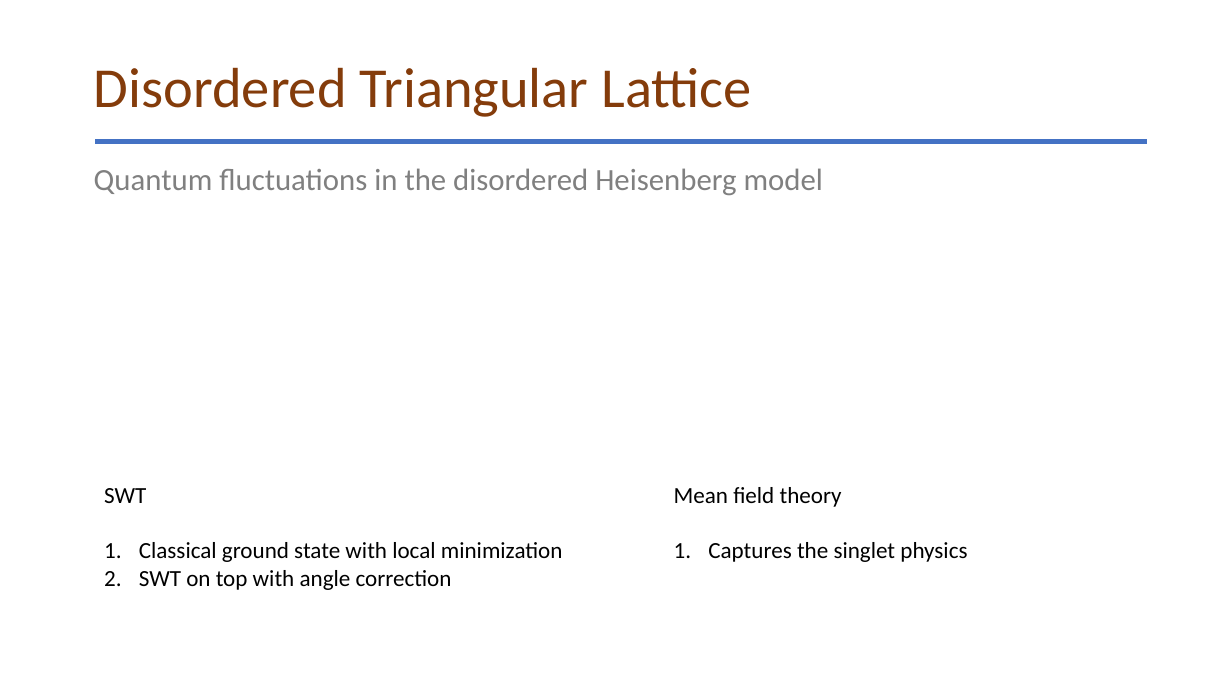
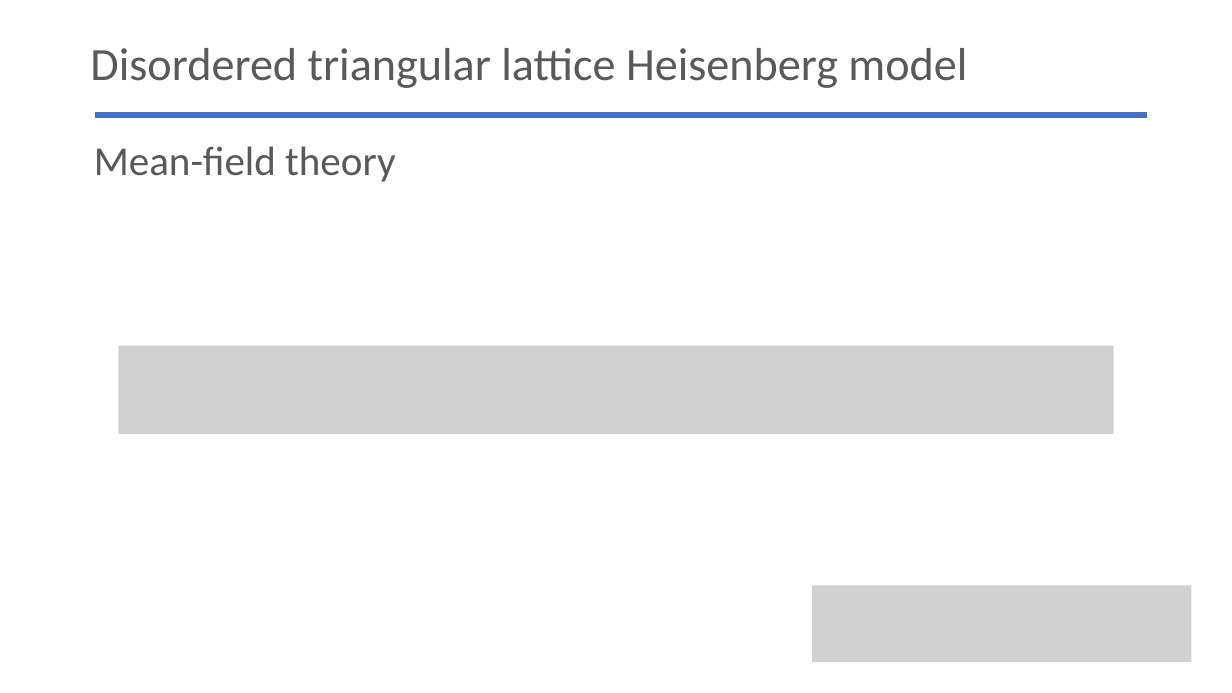
Before and after one commit to glacieant/disordered_triangular_swt, a slide deck: slide 29 of talk/disordered_non-collinear_magnet.pptx (slide 24 before the commit). Drawn at 1232x693 pixels with LibreOffice and Linux fonts; fonts in the diff are those of the drawing; grey boxes stand for pictures. Boxes give left, top, right and bottom in pixels: in the first picture for what was removed or moved away, otherwise in the second. Text is boxed around its words. In the diff, an @@ line names an element or a change of style, - is before the commit and + after.

```diff
--- a/talk/disordered_non-collinear_magnet.pptx
+++ b/talk/disordered_non-collinear_magnet.pptx
@@ title at <box>90,48,967,88</box>: text changed; size 44 to 36 pt; text colour #843C0B to #595959 @@
-Disordered Triangular Lattice
+Disordered triangular lattice Heisenberg model
@@ line moved from (95, 141) - (1148, 141) to (95, 115) - (1147, 115) @@
@@ text at <box>94,146,395,182</box>: text changed; size 18 to 32 pt; text colour #000000 to #595959 @@
-Mean field theory
-1. Captures the singlet physics
+Mean-field theory
@@ text removed at <box>94,168,823,195</box> @@
-Quantum fluctuations in the disordered Heisenberg model
@@ picture added at <box>118,346,1114,434</box> @@
@@ text removed at <box>104,488,563,590</box> @@
-SWT
-1. Classical ground state with local minimization
-2. SWT on top with angle correction
@@ picture added at <box>812,586,1192,663</box> @@
```
Also in this commit, not shown: 16 other slides changed, 15 slides added, 5 slides removed, 19 other files.
